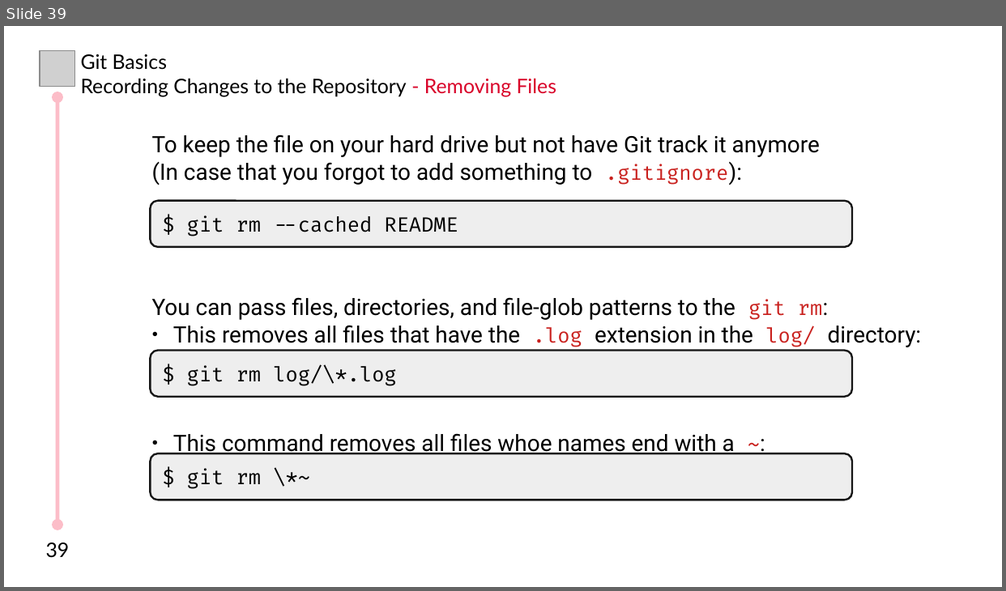
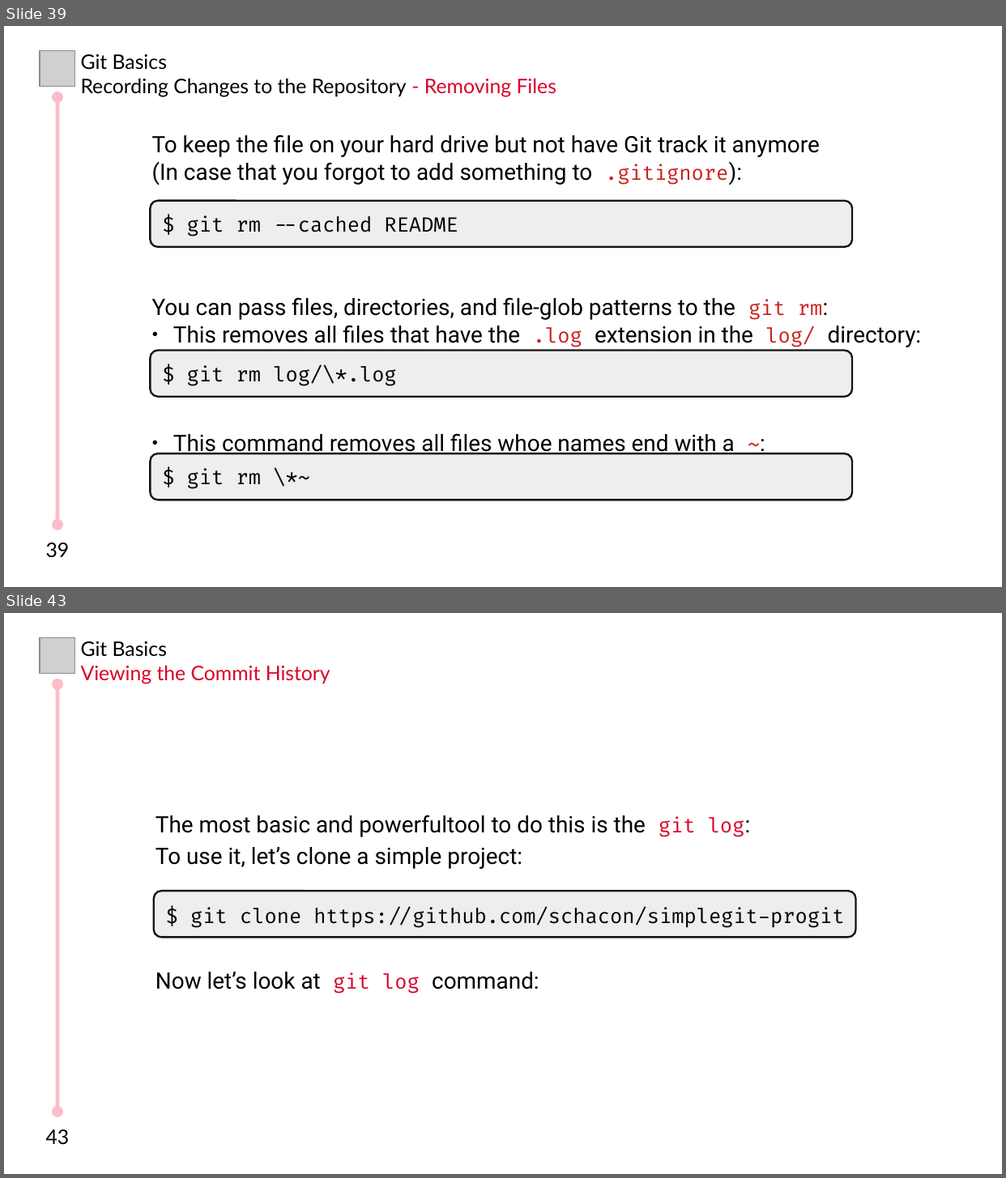
Before and after one commit to MHBahrampour/git-presentation-files, a slide deck: Chapter 2/Chapter 2.odp. Shown one above the other, each under a label of ours: slide 39 before the commit, slides 39 and 43 after it; the slides between them are not shown. The pictures are 1006x591 and 1006x1178 pixels, drawn with LibreOffice and Linux fonts; fonts in the diff are those of the drawing; grey boxes stand for pictures. Boxes give left, top, right and bottom in pixels: in the first picture for what was removed or moved away, otherwise in the second. Text is boxed around its words. In the diff, an @@ line names an element or a change of style, - is before the commit and + after.

Commit message:
'Ch2 - Viewing the Commit History' is completed

```diff
--- a/Chapter 2/Chapter 2.odp
+++ b/Chapter 2/Chapter 2.odp
@@ slide 43 added at (x1=4, y1=613, x2=1002, y2=1174), background #FFFFFF @@
@@ picture added at (x1=40, y1=638, x2=74, y2=674) @@
@@ text added at (x1=81, y1=641, x2=330, y2=684), 16 pt, text #D90429 @@
+Git Basics
+Viewing the Commit History
@@ double arrow added from (57, 684) to (57, 1112), #FCBDC8 3 pt @@
@@ text added at (x1=155, y1=815, x2=745, y2=994), 18 pt, text #000000 @@
+The most basic and powerfultool to do this is the git log:
+To use it, let’s clone a simple project:
+Now let’s look at git log command:
@@ rounded rectangle added at (x1=153, y1=891, x2=856, y2=937), fill #EEEEEE, outline #151515 1.5 pt, 16 pt, text #000000 @@
+$ git clone https://github.com/schacon/simplegit-progit
@@ text added at (x1=46, y1=1130, x2=70, y2=1145), 16 pt, text #000000 @@
+43
```
Also in this commit, not shown: 1 slide changed, 19 other slides added.
